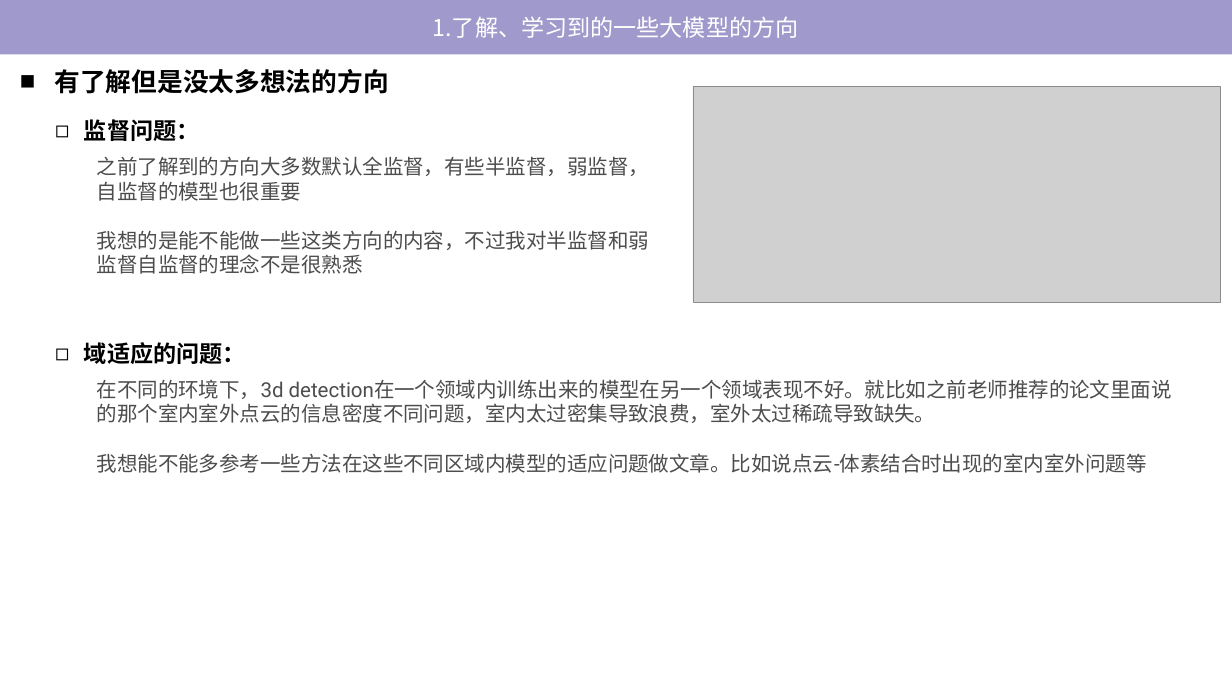
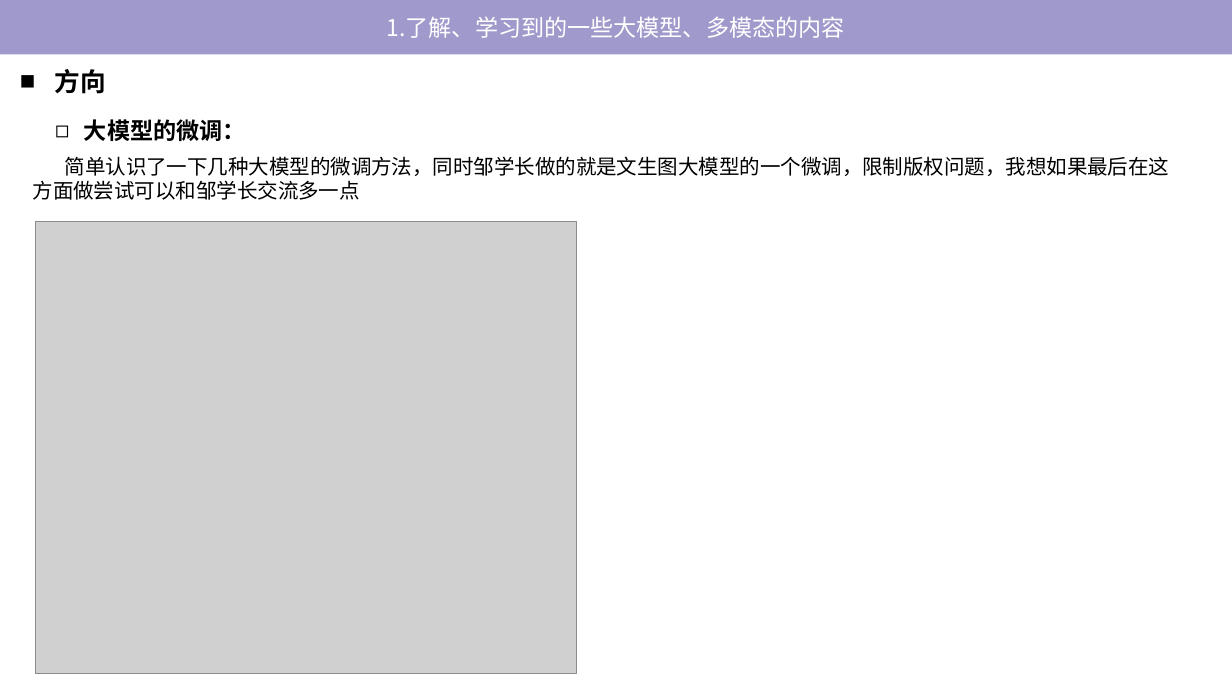
Before and after one commit to tj-messi/cv-computer-visual-tj, a slide deck: slide 6 of 0.组会记录/2024-10-28 谈话/report-2024-10-22.pptx. Drawn at 1232x693 pixels with LibreOffice and Linux fonts; fonts in the diff are those of the drawing; grey boxes stand for pictures. Boxes give left, top, right and bottom in pixels: in the first picture for what was removed or moved away, otherwise in the second. Text is boxed around its words. In the diff, an @@ line names an element or a change of style, - is before the commit and + after.

```diff
--- a/0.组会记录/2024-10-28 谈话/report-2024-10-22.pptx
+++ b/0.组会记录/2024-10-28 谈话/report-2024-10-22.pptx
@@ text in rectangle at [387, 16, 845, 38]: text changed @@
-1.了解、学习到的一些大模型的方向
+1.了解、学习到的一些大模型、多模态的内容
@@ text at [55, 69, 106, 94]: text changed @@
-■ 有了解但是没太多想法的方向
+■ 方向
@@ picture removed at [693, 86, 1221, 302] @@
@@ text at [84, 119, 246, 141]: text changed @@
-◻ 监督问题：
+◻ 大模型的微调：
@@ text added at [33, 156, 1170, 200], 16 pt, text #000000 @@
+简单认识了一下几种大模型的微调方法，同时邹学长做的就是文生图大模型的一个微调，限制版权问题，我想如果最后在这方面做尝试可以和邹学长交流多一点
@@ text removed at [97, 156, 649, 274] @@
-之前了解到的方向大多数默认全监督，有些半监督，弱监督，自监督的模型也很重要
-我想的是能不能做一些这类方向的内容，不过我对半监督和弱监督自监督的理念不是很熟悉
@@ picture added at [35, 222, 576, 674] @@
@@ text removed at [84, 342, 246, 364] @@
-◻ 域适应的问题：
@@ text removed at [97, 379, 1172, 473] @@
-在不同的环境下，3d detection在一个领域内训练出来的模型在另一个领域表现不好。就比如之前老师推荐的论文里面说的那个室内室外点云的信息密度不同问题，室内太过密集导致浪费，室外太过稀疏导致缺失。
-我想能不能多参考一些方法在这些不同区域内模型的适应问题做文章。比如说点云-体素结合时出现的室内室外问题等
```
Also in this commit, not shown: 4 other slides changed, 2 slides added, 2 slides removed, 2 other files.
